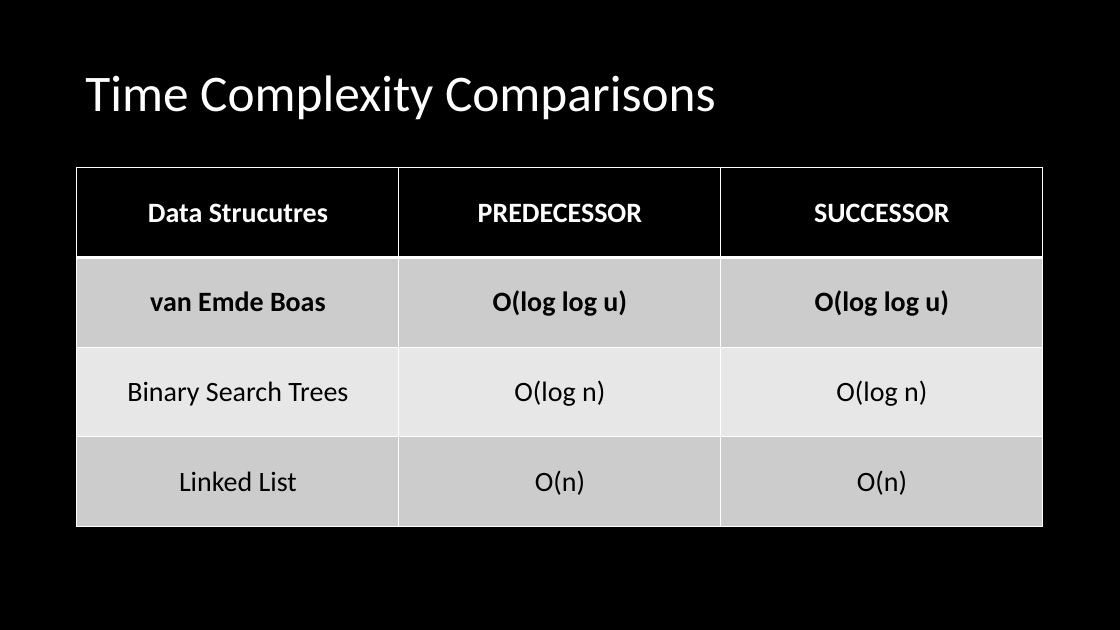
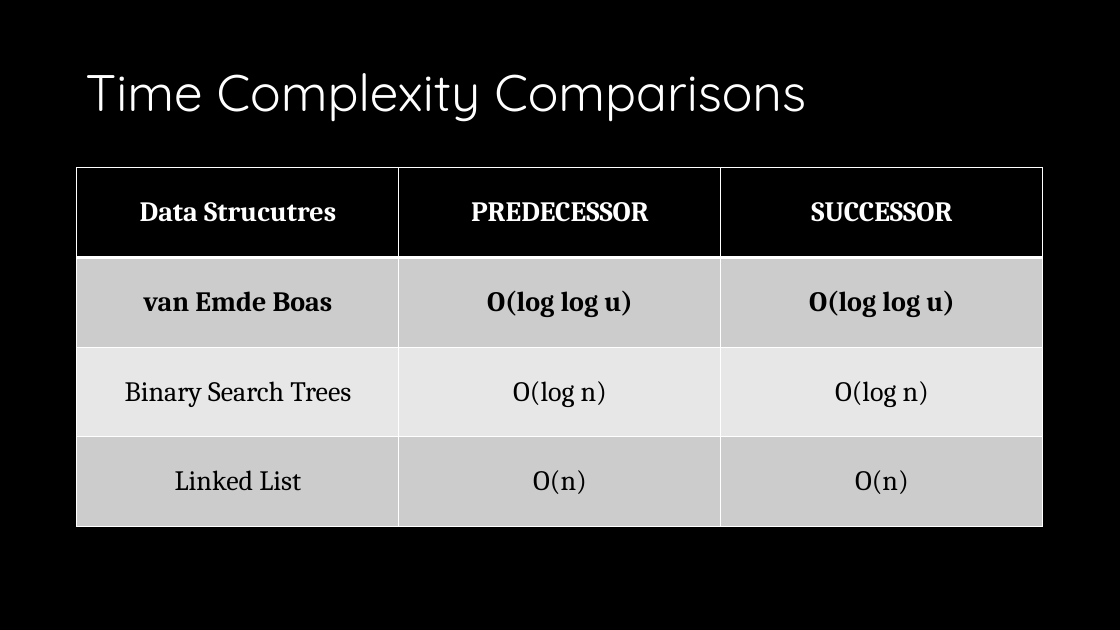
Before and after one commit to drdholu/van-Emde-Boas, a slide deck: slide 10 of vEB Allocation Framework.pptx. Drawn at 1120x630 pixels with LibreOffice and Linux fonts; fonts in the diff are those of the drawing. Boxes give left, top, right and bottom in pixels: in the first picture for what was removed or moved away, otherwise in the second. Text is boxed around its words. In the diff, an @@ line names an element or a change of style, - is before the commit and + after.

```diff
--- a/vEB Allocation Framework.pptx
+++ b/vEB Allocation Framework.pptx
@@ title "Time Complexity Comparisons" at [85,73,806,122]: font Calibri to Quicksand @@
@@ table at [77,168,1043,527] @@
@@ font Calibri to Cambria @@
```
Also in this commit, not shown: 14 other slides changed.
